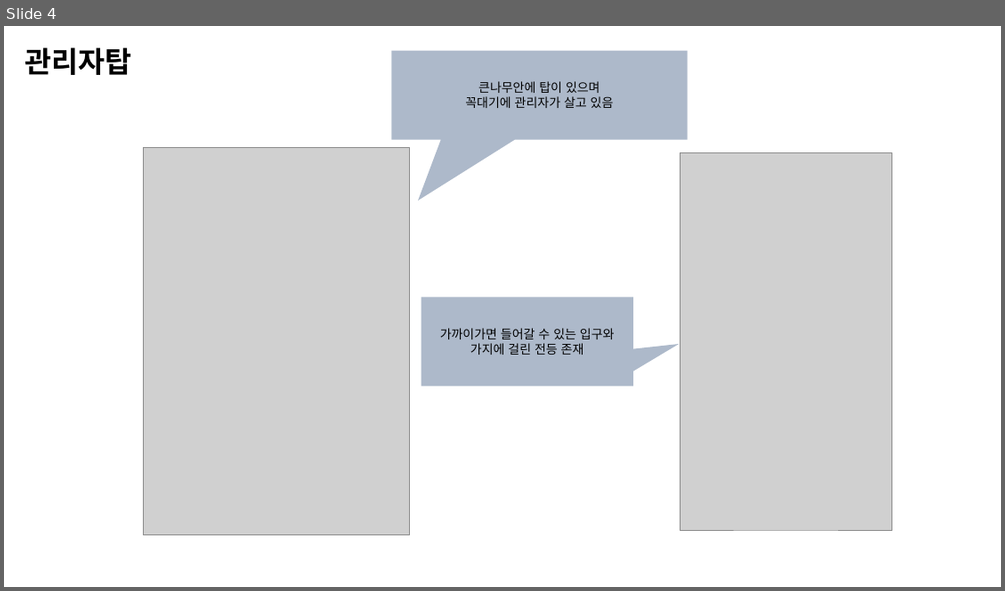
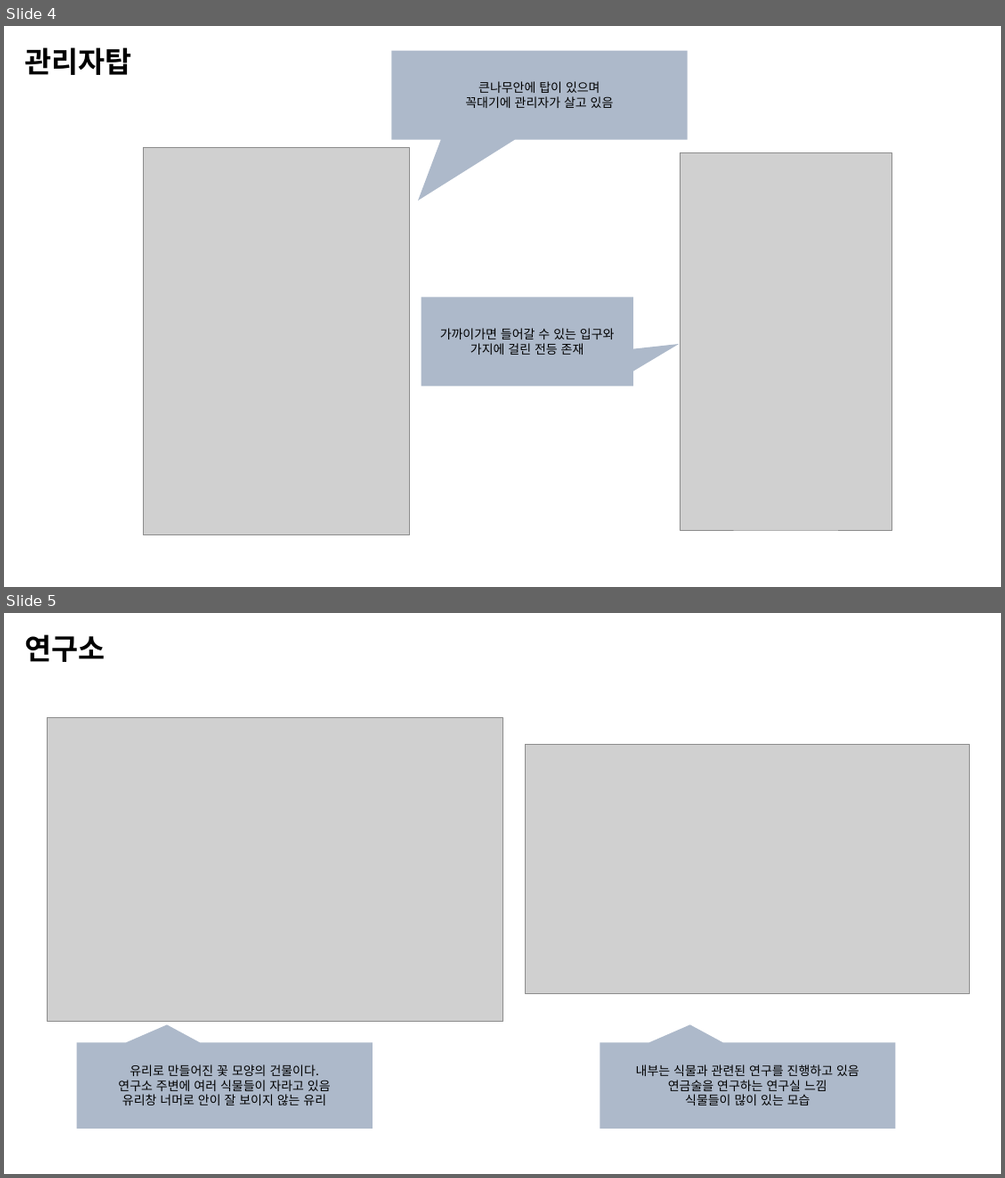
Before and after one commit to go4521304/Backyeah, a slide deck: document/레퍼런스 이미지/1번마을예시/1번마을 디자인.pptx. Shown one above the other, each under a label of ours: slide 4 before the commit, slides 4 and 5 after it. The pictures are 1005x591 and 1005x1178 pixels, drawn with LibreOffice and Linux fonts; fonts in the diff are those of the drawing; grey boxes stand for pictures. Boxes give left, top, right and bottom in pixels: in the first picture for what was removed or moved away, otherwise in the second. Text is boxed around its words. In the diff, an @@ line names an element or a change of style, - is before the commit and + after.

```diff
--- a/document/레퍼런스 이미지/1번마을예시/1번마을 디자인.pptx
+++ b/document/레퍼런스 이미지/1번마을예시/1번마을 디자인.pptx
@@ slide 5 added at (x1=4, y1=613, x2=1001, y2=1174), background #FFFFFF @@
@@ text added at (x1=25, y1=634, x2=105, y2=662), 28 pt, text #000000, bold @@
+연구소
@@ picture added at (x1=47, y1=717, x2=502, y2=1021) @@
@@ picture added at (x1=526, y1=744, x2=970, y2=994) @@
@@ speech box added at (x1=77, y1=1042, x2=372, y2=1128), fill #ADB9CA, 12 pt, text #000000 @@
+유리로 만들어진 꽃 모양의 건물이다.
+연구소 주변에 여러 식물들이 자라고 있음
+유리창 너머로 안이 잘 보이지 않는 유리
@@ speech box added at (x1=600, y1=1042, x2=896, y2=1128), fill #ADB9CA, 12 pt, text #000000 @@
+내부는 식물과 관련된 연구를 진행하고 있음
+연금술을 연구하는 연구실 느낌
+식물들이 많이 있는 모습
```
Also in this commit, not shown: 1 slide changed, 3 other files.
